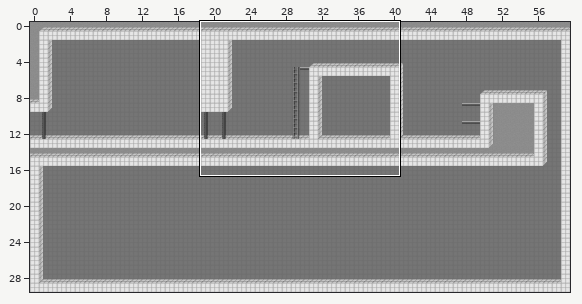
Two versions of a level (Tiled map, data/level1.tmx). The picture above shows the old version from afar; the outline marks the close-up.
Close-up. Old version:
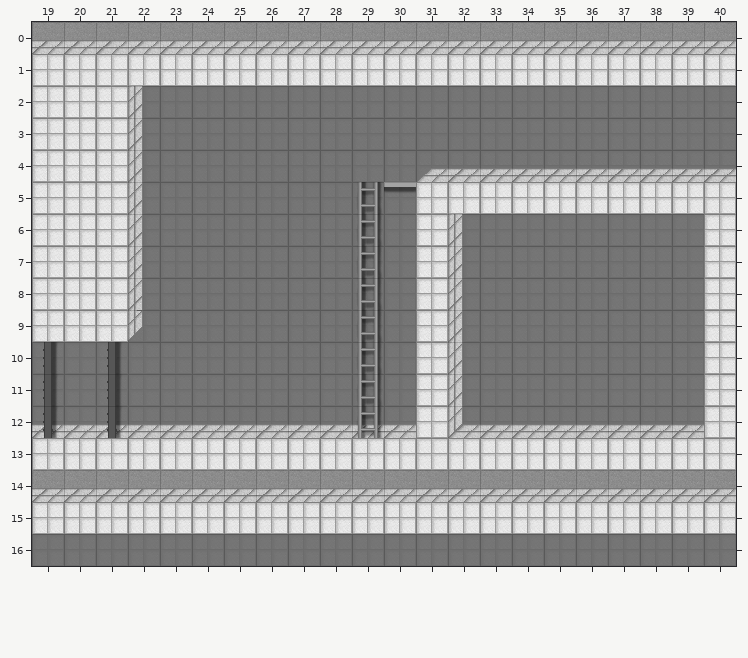
Cells are 32x32 px. Shown: x 19..40, y 0..16. The commit also changed other parts of the map, which this record leaves out.
After the commit:
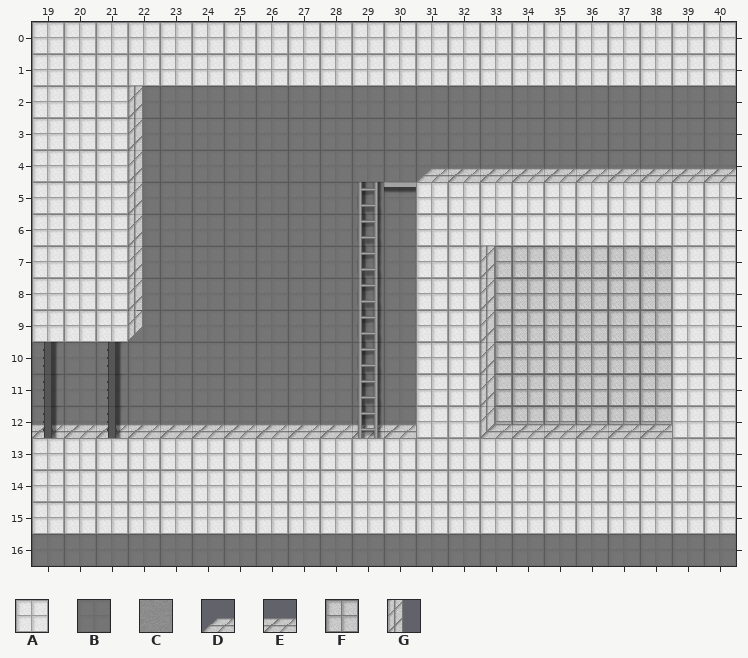
Key: from "tiles": A 4, B 5, C 6, D 19, E 20, F 35, G 37.
_ is an empty cell.
From old to new:
{"where": "layer \"background_0\""}
{"y":0,"x":19,"old":"CCCCCCCCCCCCCCCCCCCCCC","new":"AAAAAAAAAAAAAAAAAAAAAA"}
{"y":6,"x":32,"old":"BBBBBBBB","new":"AAAAAAAA"}
{"y":7,"x":32,"old":"BBBBBBBB","new":"AFFFFFFA"}
{"y":8,"x":32,"old":"BBBBBBBB","new":"AFFFFFFA"}
{"y":9,"x":32,"old":"BBBBBBBB","new":"AFFFFFFA"}
{"y":10,"x":32,"old":"BBBBBBBB","new":"AFFFFFFA"}
{"y":11,"x":32,"old":"BBBBBBBB","new":"AFFFFFFA"}
{"y":12,"x":32,"old":"BBBBBBBB","new":"AFFFFFFA"}
{"y":14,"x":19,"old":"CCCCCCCCCCCCCCCCCCCCCC","new":"AAAAAAAAAAAAAAAAAAAAAA"}
{"where": "layer \"background_1\""}
{"y":0,"x":19,"old":"EEEEEEEEEEEEEEEEEEEEEE","new":"______________________"}
{"y":6,"x":32,"old":"G","new":"_"}
{"y":7,"x":32,"old":"G_","new":"_G"}
{"y":8,"x":32,"old":"G_","new":"_G"}
{"y":9,"x":32,"old":"G_","new":"_G"}
{"y":10,"x":32,"old":"G_","new":"_G"}
{"y":11,"x":32,"old":"G_","new":"_G"}
{"y":12,"x":32,"old":"GE","new":"_G"}
{"y":12,"x":39,"old":"E","new":"_"}
{"y":14,"x":19,"old":"EEEEEEEEEEEEEEEEEEEEEE","new":"______________________"}
{"where": "layer \"background_2\""}
{"y":12,"x":32,"old":"D_","new":"_D"}
